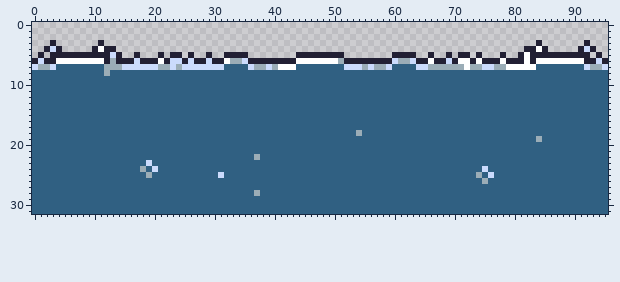
Sprite sheet: resources/sprites/maps/water10.png. Above is the file before it was changed.
The file is 96x32 pixels.
And afterwards:
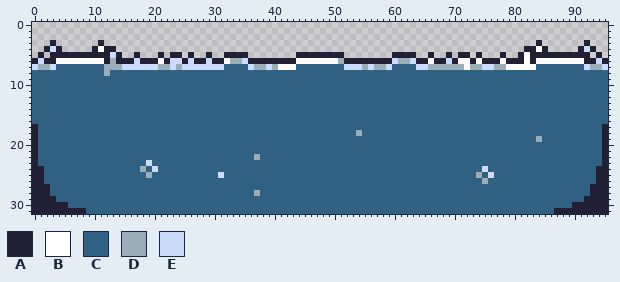
Palette (. is transparent): A #222034  B #ffffff  C #306082  D #9badb7  E #cbdbfc
Diff:
Changed rows in their new state; - is an unchanged pixel.
first column x 0:
17 A----------------------------------------------------------------------------------------------A
18 A----------------------------------------------------------------------------------------------A
19 A----------------------------------------------------------------------------------------------A
20 A----------------------------------------------------------------------------------------------A
21 A----------------------------------------------------------------------------------------------A
22 A----------------------------------------------------------------------------------------------A
23 A----------------------------------------------------------------------------------------------A
24 AA--------------------------------------------------------------------------------------------AA
25 AA--------------------------------------------------------------------------------------------AA
26 AA--------------------------------------------------------------------------------------------AA
27 AAA------------------------------------------------------------------------------------------AAA
28 AAA------------------------------------------------------------------------------------------AAA
29 AAAA----------------------------------------------------------------------------------------AAAA
30 AAAAAA------------------------------------------------------------------------------------AAAAAA
31 AAAAAAAAA------------------------------------------------------------------------------AAAAAAAAA
Changed places in both pictures, as pixel boxes (x1, y1, x2, y2):
changed: (32, 124, 86, 214)
changed: (554, 124, 608, 214)
